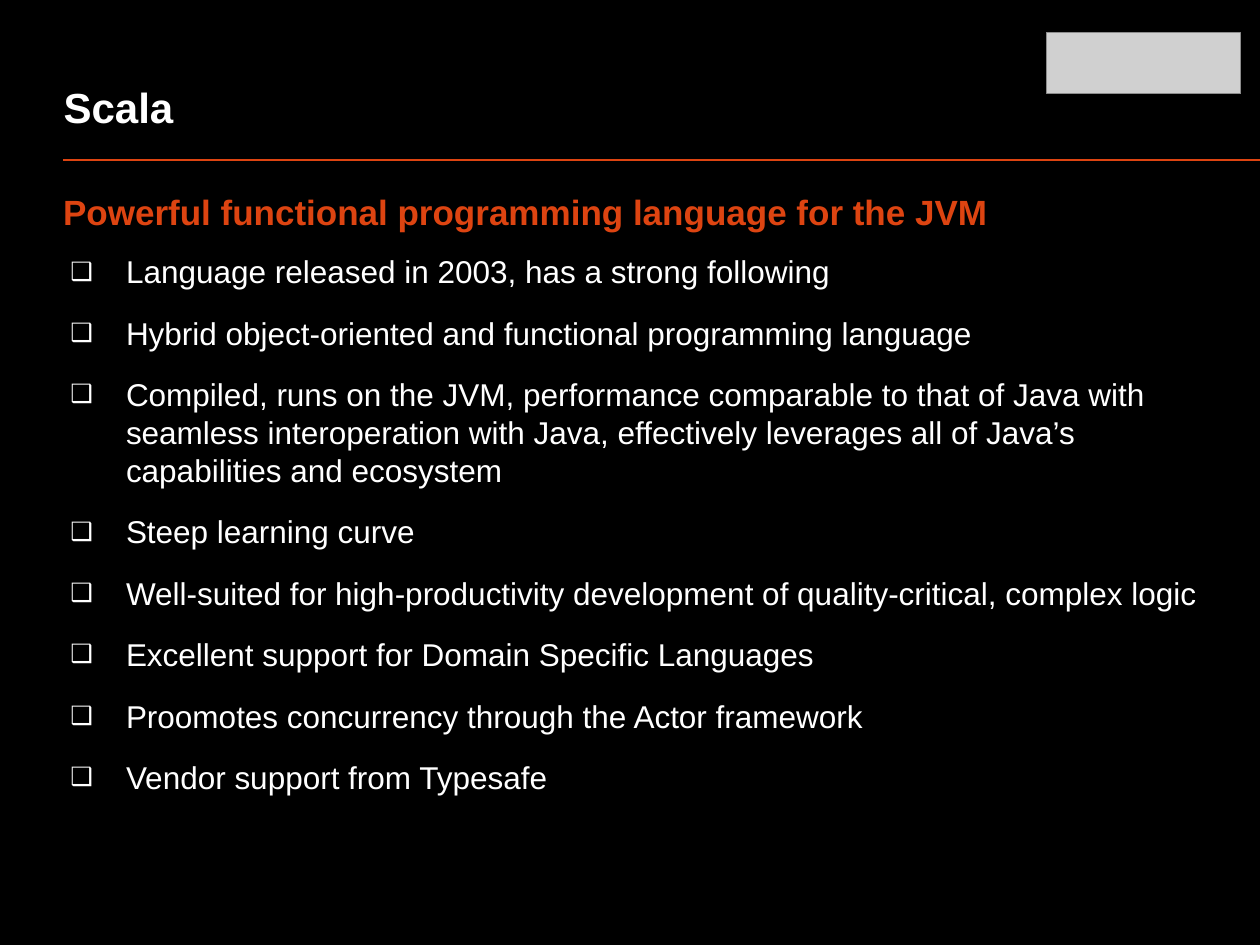
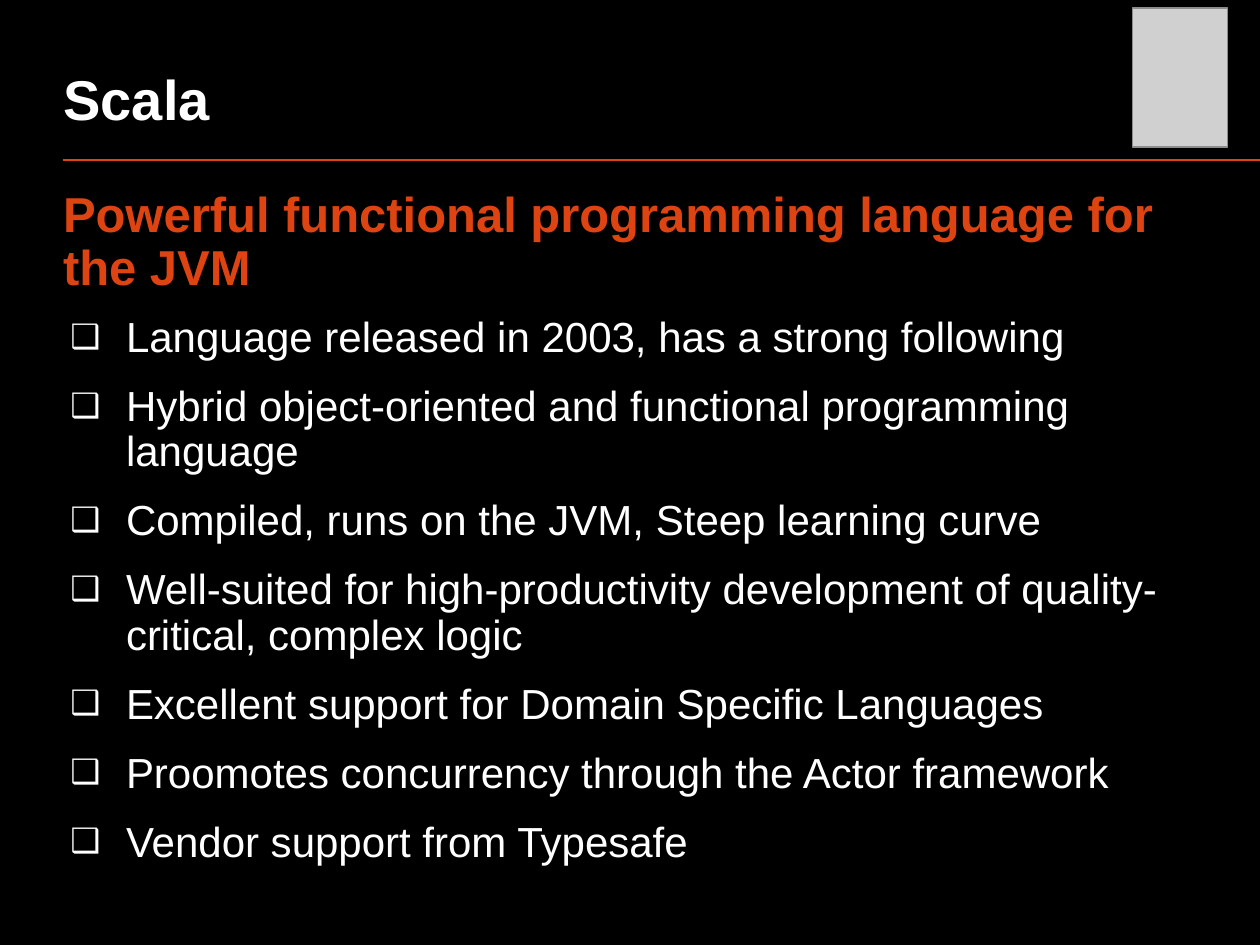
Before and after one commit to oscarrenalias/openslava-2013, a slide deck: slide 12 of Dynamic languages/OpenSlava 2013 - Dynamic languages.pptx (slide 19 before the commit). Drawn at 1260x945 pixels with LibreOffice and Linux fonts; fonts in the diff are those of the drawing; grey boxes stand for pictures. Boxes give left, top, right and bottom in pixels: in the first picture for what was removed or moved away, otherwise in the second. Text is boxed around its words. In the diff, an @@ line names an element or a change of style, - is before the commit and + after.

```diff
--- a/Dynamic languages/OpenSlava 2013 - Dynamic languages.pptx
+++ b/Dynamic languages/OpenSlava 2013 - Dynamic languages.pptx
@@ title "Scala" at (64,79,210,121): size 24 to 32 pt @@
@@ picture added at (1133,8,1227,146) @@
@@ picture removed at (1047,33,1241,93) @@
@@ text at (63,196,1156,865): size 20 to 28 pt in "Powerful functional programming language for the JVM"; size 18 to 24 pt in "Language released in 2003, has a strong ...", "Hybrid object-oriented and functional programming language", "Well-suited for high-productivity development of quality-cri ...", "Excellent support for Domain Specific Languages" and 2 more places; line spacing 1 to 0.9 @@
@@ text at (126,504,1041,544): text changed; size 18 to 24 pt @@
-  ❑ Compiled, runs on the JVM, performance comparable to that of Java with seamless interoperation with Java, effectively leverages all of Java’s capabilities and ecosystem
-  ❑ Steep learning curve
+  ❑ Compiled, runs on the JVM, Steep learning curve
```
Also in this commit, not shown: 25 other slides changed, 1 slide added, 12 slides removed, 1 other file.
